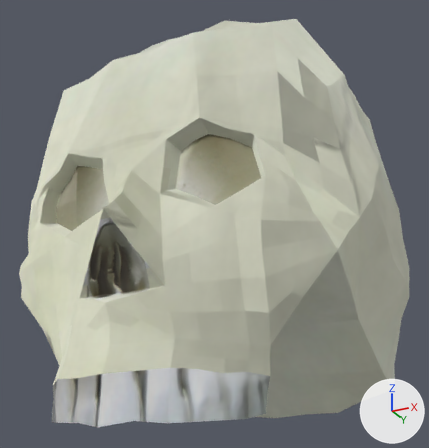
The OBJ model assets/models/skull/skull.obj as it was, and as the next commit left it.
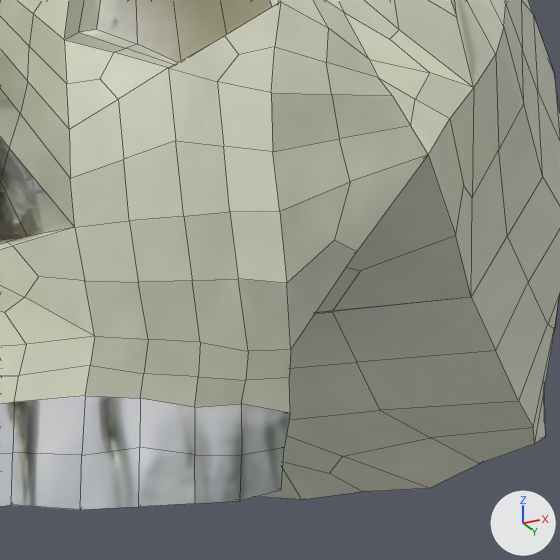
Each version appears first whole from a 50 mm camera at (0.839, -1.694, -0.304) aimed at (-0.077, 0.137, 0.519), and next in a close-up on the part from 30% to 94% of the width and 39% to 100% of the height. The axes (+X, +Y, +Z) are drawn at lower right. The lights are the same throughout. The close-ups show mesh edges as thin lines. Where no turn or scale is listed for an object, it has been applied to the vertices.
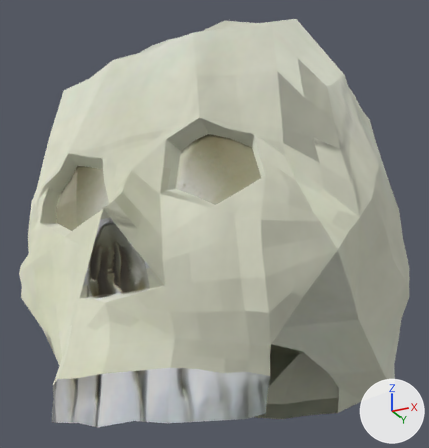
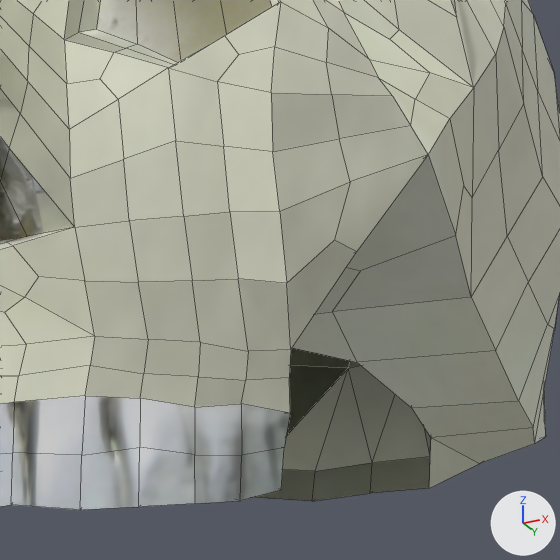
Boxes (x1, y1, x2, y2) around the edits, measured in the close-ups (560 x 560 px):
part 1 of me_circle, built on
    before: (257, 267, 533, 500)
    after: (255, 267, 533, 501)

The edits, one by one:
me_circle is used by ob_circle; location (0.0, 0.0, 0.0).
me_circle had 700 vertices, 699 faces and spanned x -0.56..0.56, y -0.62..1.02, z -0.23..1.16.
me_circle now has 744 vertices, 764 faces and spans x -0.56..0.56, y -0.62..1.02, z -0.23..1.16.
Part 1, on me_circle:
9 vertices are removed from x -0.12..0.12, y 0.09..0.43, z -0.11..0.1.
21 faces are deleted.
6 vertices move from x -0.22..0.22, y 0.28..0.5, z -0.15..-0.03 to x -0.28..0.28, y 0.28..0.57, z -0.15..-0.03.
44 vertices are added at x -0.5..0.5, y -0.38..0.88, z -0.08..1.1.
9 new vertices lie (0.15, 0.0, 0.0) away from vertices in x 0.0, y -0.37..0.87, z 0.24..1.09.
86 new faces join them.
